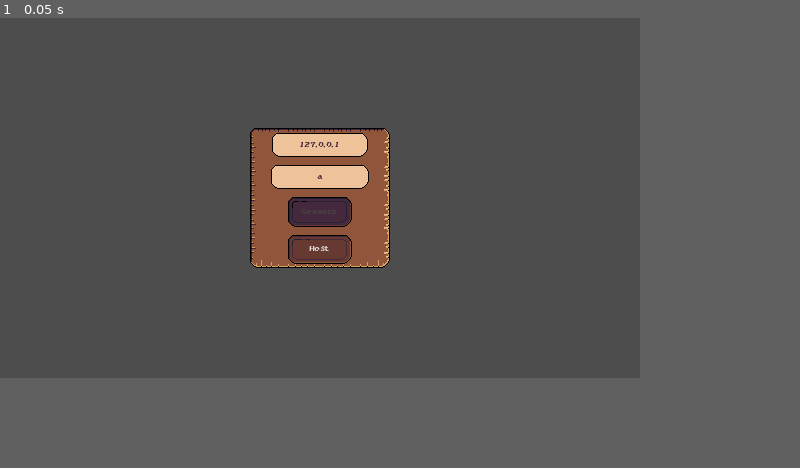
Above: before the commit, frame 1.
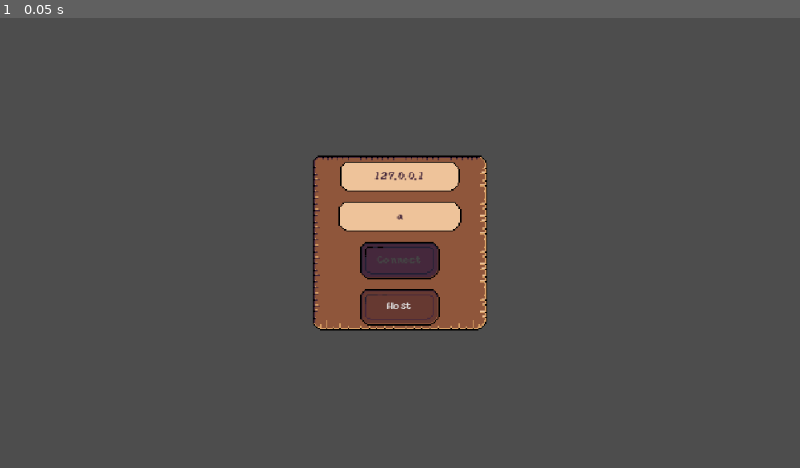
Above: after the commit, the same moment.

Repository: 0xspiderr/itec-2026
Game: Godot game, scene res://_mainMenu/mainMenu.tscn
The game is run twice, just before and just after one commit, with the same random seed, the same clock (stepped at 60 frames per second) and the same inputs.
Inputs:
- Up to frame 1 (0.05 s): no input
The window is 640x360 before the commit and 800x450 after it. Grey fills any space a smaller window leaves; there, only what the larger window draws over its background counts as a difference.

The runs differ from the first frame. In frame 1, 11% of the frame differs, in the area x 31-61%, y 24-70%.

Commit message:
added: map bounds

Diff:
--- a/_level/level_1.tscn
+++ b/_level/level_1.tscn
@@ -1,10 +1,13 @@
 [gd_scene format=3 uid="uid://7tacau4f3hs6"]
 
 [ext_resource type="Script" uid="uid://bcdqsxsl18nyn" path="res://_level/level_manager.gd" id="1_xtfeo"]
-[ext_resource type="Texture2D" uid="uid://d0lno0rt64d8s" path="res://Assets/Map/empty_map_base_.png" id="2_xmt5o"]
-[ext_resource type="Texture2D" uid="uid://cvrmu13u4n481" path="res://Assets/Map/tree_frame_map.png" id="3_brrif"]
+[ext_resource type="Texture2D" uid="uid://delcu2jenefoi" path="res://Assets/Map/map_2_bigger.png" id="2_xmt5o"]
+[ext_resource type="Texture2D" uid="uid://bvfotj7w8khai" path="res://Assets/Map/tree_layer_map_2_bigger.png" id="3_brrif"]
 [ext_resource type="PackedScene" uid="uid://ddfopkjypbgg1" path="res://_soup/soup.tscn" id="3_q4hp6"]
 [ext_resource type="PackedScene" uid="uid://g3sahwggyswl" path="res://_hud/soup_time_bar.tscn" id="4_7epgt"]
+
+[sub_resource type="RectangleShape2D" id="RectangleShape2D_xmt5o"]
+size = Vector2(215, 2534)
 
 [node name="Level1" type="Node2D" unique_id=1302037982]
 script = ExtResource("1_xtfeo")
@@ -82,11 +85,80 @@
 offset_bottom = 1132.0
 
 [node name="Ground" type="Sprite2D" parent="Environment" unique_id=717154542]
+texture_filter = 1
 texture = ExtResource("2_xmt5o")
 
 [node name="MapFrame" type="Sprite2D" parent="Environment" unique_id=1654388055]
 texture_filter = 1
 texture = ExtResource("3_brrif")
+
+[node name="StaticBody2D" type="StaticBody2D" parent="Environment" unique_id=1965485074]
+position = Vector2(-1398, 0)
+
+[node name="CollisionShape2D" type="CollisionShape2D" parent="Environment/StaticBody2D" unique_id=2085311281]
+position = Vector2(12.5, 43)
+shape = SubResource("RectangleShape2D_xmt5o")
+
+[node name="StaticBody2D3" type="StaticBody2D" parent="Environment" unique_id=1242272136]
+position = Vector2(63.000015, -942)
+rotation = 1.5707964
+scale = Vector2(1, 1.2800009)
+
+[node name="CollisionShape2D" type="CollisionShape2D" parent="Environment/StaticBody2D3" unique_id=1592168377]
+position = Vector2(69, 42.96873)
+shape = SubResource("RectangleShape2D_xmt5o")
+
+[node name="StaticBody2D4" type="StaticBody2D" parent="Environment" unique_id=762600743]
+position = Vector2(50.000004, 939.00006)
+rotation = 1.5620697
+scale = Vector2(1, 1.2800009)
+
+[node name="CollisionShape2D" type="CollisionShape2D" parent="Environment/StaticBody2D4" unique_id=1523995085]
+position = Vector2(12.5, 43)
+shape = SubResource("RectangleShape2D_xmt5o")
+
+[node name="StaticBody2D5" type="StaticBody2D" parent="Environment" unique_id=2064296217]
+position = Vector2(1211.9999, 772.00006)
+rotation = 0.7853982
+scale = Vector2(1, 0.48000056)
+
+[node name="CollisionShape2D" type="CollisionShape2D" parent="Environment/StaticBody2D5" unique_id=621742185]
+position = Vector2(12.5, 43)
+shape = SubResource("RectangleShape2D_xmt5o")
+
+[node name="StaticBody2D6" type="StaticBody2D" parent="Environment" unique_id=1939976688]
+position = Vector2(-1187, -680.0001)
+rotation = 0.7853982
+scale = Vector2(1, 0.48000056)
+
+[node name="CollisionShape2D" type="CollisionShape2D" parent="Environment/StaticBody2D6" unique_id=1308043359]
+position = Vector2(12.5, 43)
+shape = SubResource("RectangleShape2D_xmt5o")
+
+[node name="StaticBody2D7" type="StaticBody2D" parent="Environment" unique_id=1892521669]
+position = Vector2(-988.99994, 730)
+rotation = 2.268928
+scale = Vector2(1, 0.48000056)
+
+[node name="CollisionShape2D" type="CollisionShape2D" parent="Environment/StaticBody2D7" unique_id=1431881714]
+position = Vector2(12.5, 43)
+shape = SubResource("RectangleShape2D_xmt5o")
+
+[node name="StaticBody2D8" type="StaticBody2D" parent="Environment" unique_id=1609615446]
+position = Vector2(1253, -716.9999)
+rotation = 2.268928
+scale = Vector2(1, 0.48000056)
+
+[node name="CollisionShape2D" type="CollisionShape2D" parent="Environment/StaticBody2D8" unique_id=1940524590]
+position = Vector2(12.5, 43)
+shape = SubResource("RectangleShape2D_xmt5o")
+
+[node name="StaticBody2D2" type="StaticBody2D" parent="Environment" unique_id=836430823]
+position = Vector2(1471, 0)
+
+[node name="CollisionShape2D" type="CollisionShape2D" parent="Environment/StaticBody2D2" unique_id=2125023564]
+position = Vector2(12.5, 43)
+shape = SubResource("RectangleShape2D_xmt5o")
 
 [node name="ItemSpawnTimer" type="Timer" parent="." unique_id=1399354534]
 wait_time = 2.0
--- a/project.godot
+++ b/project.godot
@@ -23,6 +23,8 @@
 
 window/size/viewport_width=640
 window/size/viewport_height=360
+window/size/window_width_override=1280
+window/size/window_height_override=720
 window/stretch/mode="canvas_items"
 
 [file_customization]
